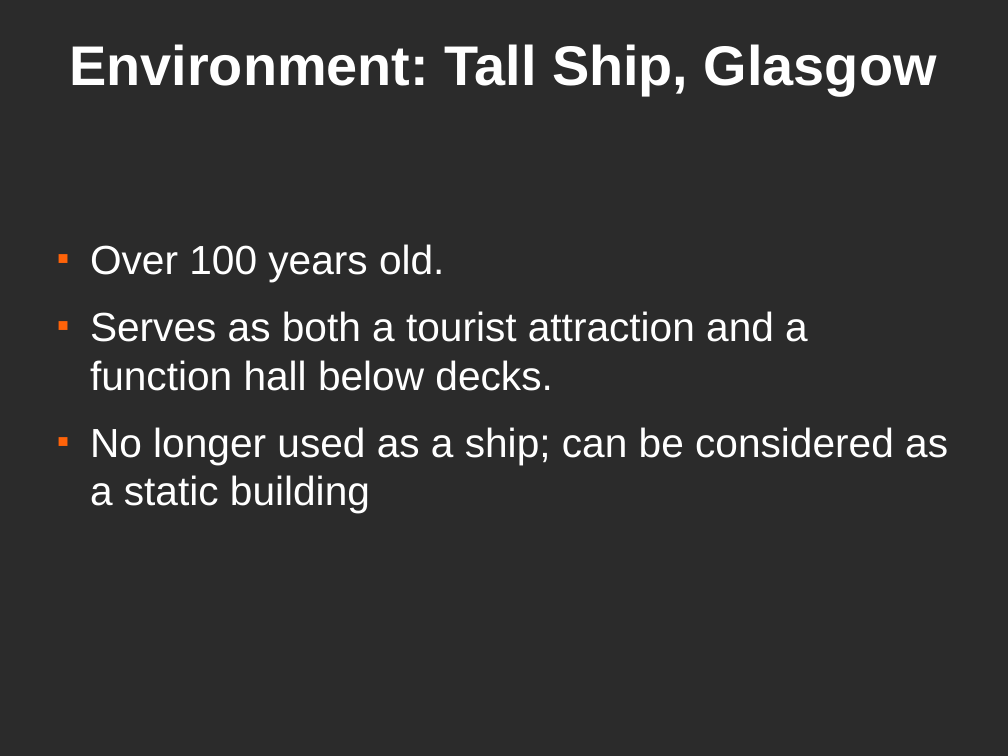
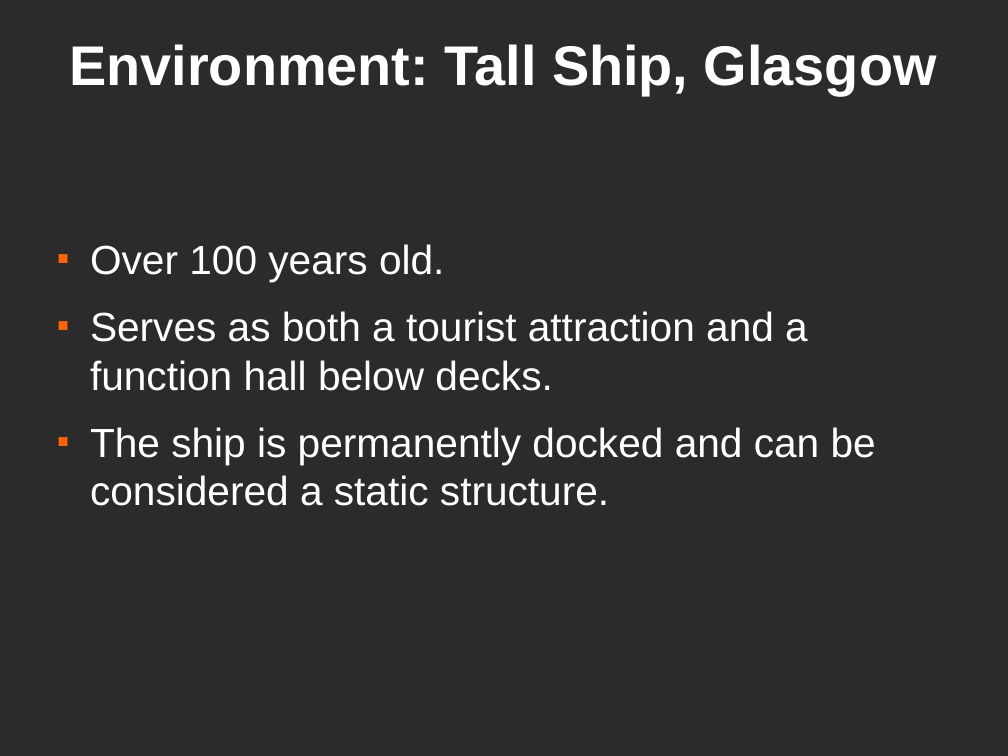
Before and after one commit to dantomosoiu/teamproject, a slide deck: slide 8 of Presentation/TeamProjectPresentation.odp (slide 9 before the commit). Drawn at 1008x756 pixels with LibreOffice and Linux fonts; fonts in the diff are those of the drawing; background and template pictures are left out; a plain dark background stands for a picture behind light text. Boxes give left, top, right and bottom in pixels: in the first picture for what was removed or moved away, otherwise in the second. Text is boxed around its words. In the diff, an @@ line names an element or a change of style, - is before the commit and + after.

```diff
--- a/Presentation/TeamProjectPresentation.odp
+++ b/Presentation/TeamProjectPresentation.odp
@@ text at (90, 427, 876, 506): text changed @@
-■ No longer used as a ship; can be considered as a static building
+■ The ship is permanently docked and can be considered a static structure.
```
Also in this commit, not shown: 4 other slides changed, 12 slides added, 1 slide removed.
